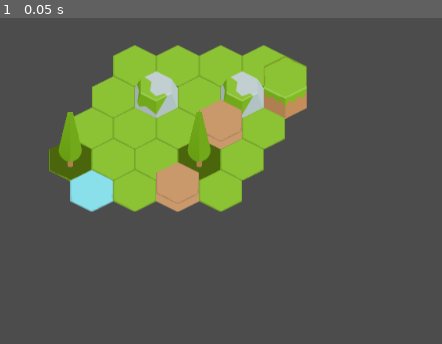
Above: before the commit, frame 1.
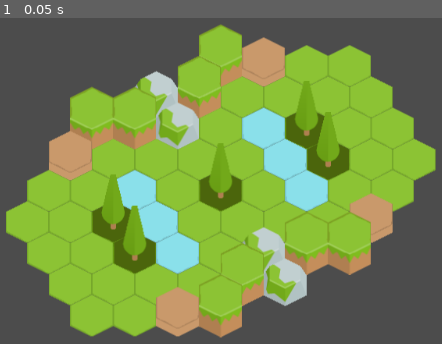
Above: after the commit, the same moment.

Repository: pitrak1/code-battle
Game: Godot game, scene res://LevelPOC.tscn
The game is run twice, just before and just after one commit, with the same random seed, the same clock (stepped at 60 frames per second) and the same inputs.
Inputs:
- Up to frame 1 (0.05 s): no input

The runs differ from the first frame. In frame 1, 56% of the frame differs, in the area x 1-99%, y 1-99%.

Commit message:
create first test level

Diff:
--- a/Consts.gd
+++ b/Consts.gd
@@ -6,3 +6,15 @@
 const TILE_HEIGHT = 40
 
 const START_POSITION = Vector2(330, 110)
+
+const LEVEL_1 = [
+	[null, 	null, 	HIGH, 	MIDDLE, 	LOW, 	LOW, 	null, 	null, 	null],
+	[null, 	ROCK, 	HIGH, 	LOW, 	LOW, 	LOW, 	LOW, 	null, 	null],
+	[HIGH, 	HIGH, 	ROCK, 	LOW, 	WATER, 	TREE, 	LOW, 	LOW, 	null],
+	[MIDDLE,	LOW, 	LOW, 	LOW, 	LOW, 	WATER, 	TREE, 	LOW, 	LOW],
+	[LOW, 	LOW, 	WATER, 	LOW, 	TREE, 	LOW, 	WATER, 	LOW, 	LOW],
+	[LOW, 	LOW, 	TREE, 	WATER, 	LOW, 	LOW, 	LOW, 	LOW, 	MIDDLE],
+	[null, 	LOW, 	LOW, 	TREE, 	WATER, 	LOW, 	ROCK, 	HIGH, 	HIGH],
+	[null, 	null, 	LOW, 	LOW, 	LOW, 	LOW, 	HIGH, 	ROCK, 	null],
+	[null, 	null, 	null, 	LOW, 	LOW, 	MIDDLE, 	HIGH, 	null, 	null]
+]
--- a/LevelPOC.gd
+++ b/LevelPOC.gd
@@ -2,16 +2,6 @@
 
 var levelBuilderScript = preload("res://LevelBuilder.gd")
 
-var __level
-
 func _ready():
-	__level = [
-		[Consts.LOW, Consts.LOW, Consts.LOW, Consts.LOW, null],
-		[Consts.LOW, Consts.ROCK, Consts.LOW, Consts.ROCK, Consts.HIGH],
-		[Consts.LOW, Consts.LOW, Consts.LOW, Consts.MIDDLE, Consts.LOW],
-		[Consts.TREE, Consts.LOW, Consts.LOW, Consts.TREE,Consts. LOW],
-		[null, Consts.WATER, Consts.LOW, Consts.MIDDLE, Consts.LOW]
-	]
-
 	var __levelBuilder = levelBuilderScript.new()
-	__levelBuilder.run(self, __level)
+	__levelBuilder.run(self, Consts.LEVEL_1)
